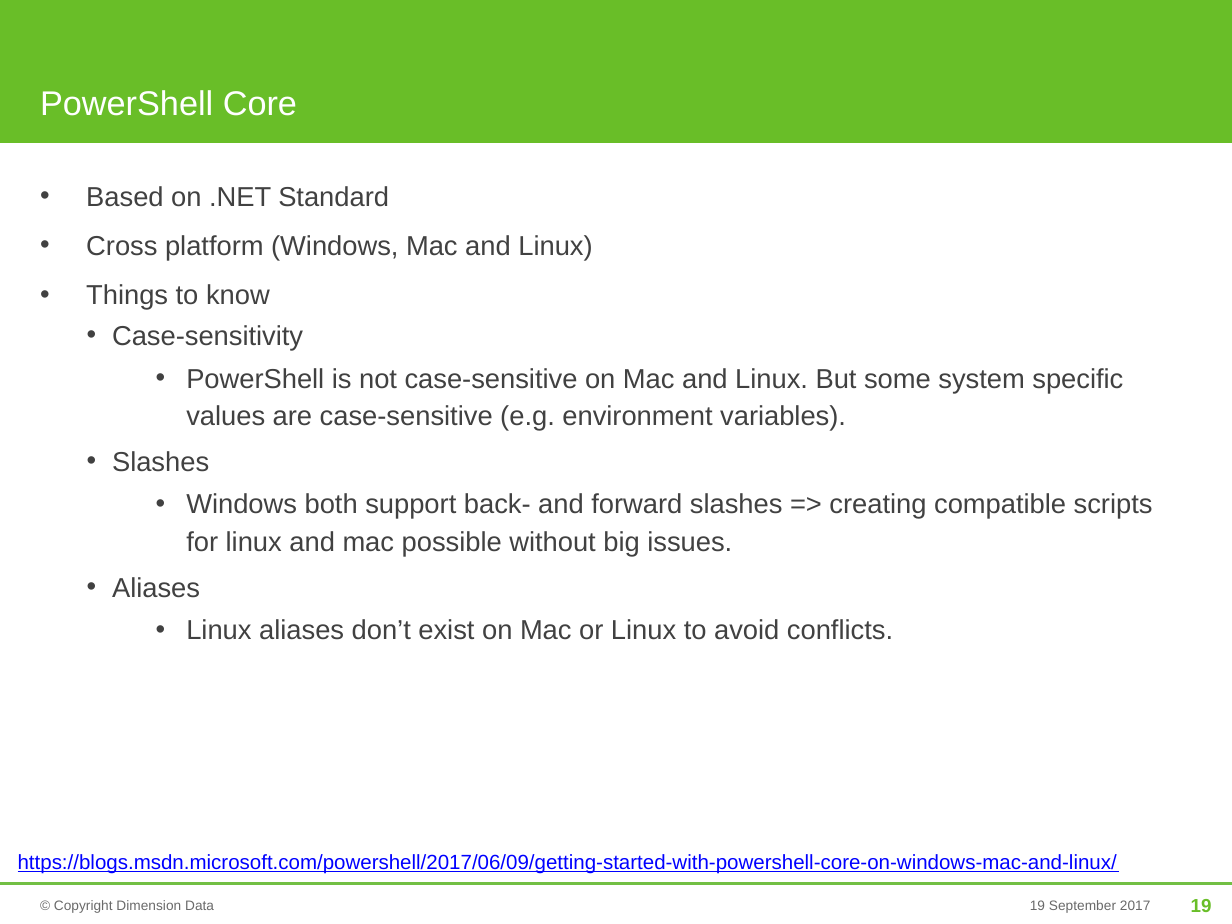
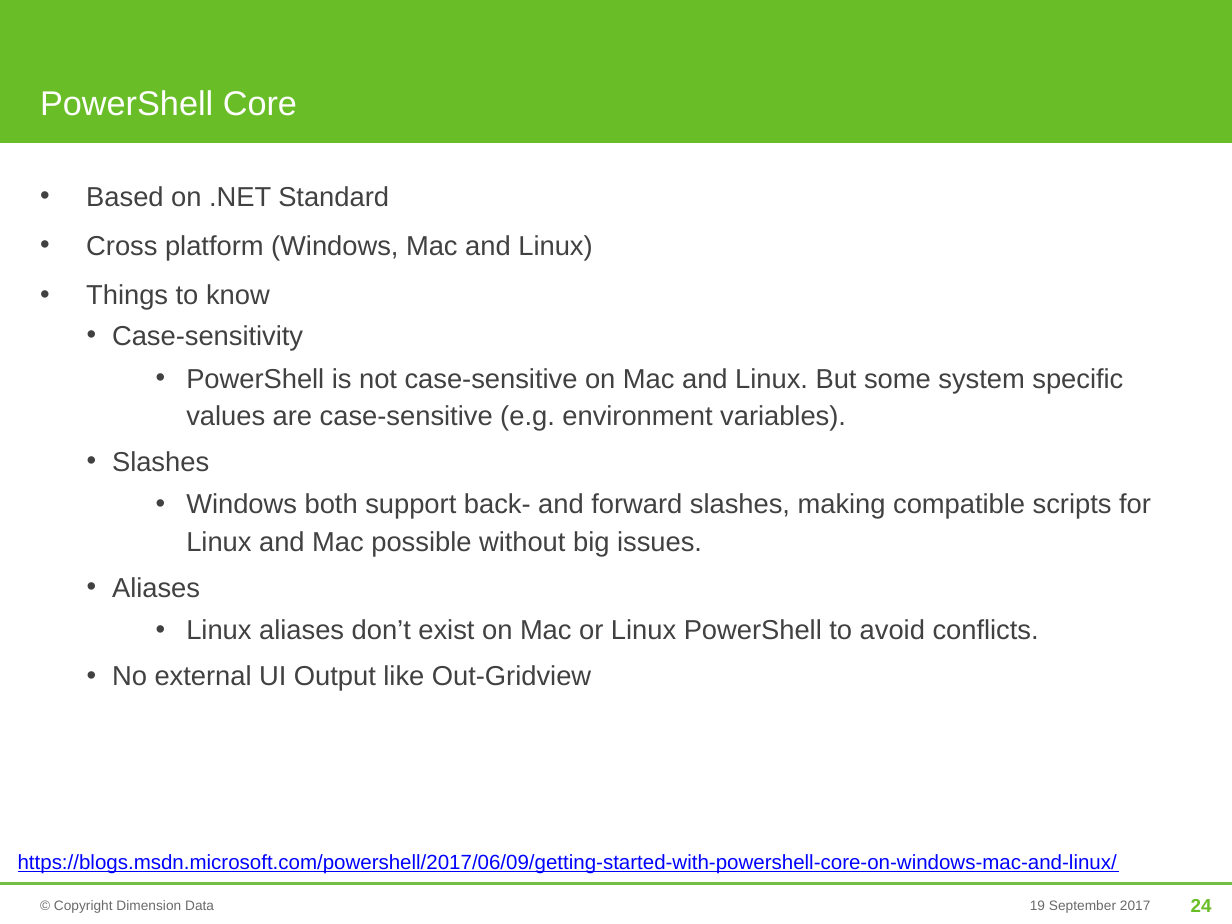
Before and after one commit to mjrio/mjr-tooling-poweshell, a slide deck: slide 24 of BasicPowerShell.pptx (slide 19 before the commit). Drawn at 1232x924 pixels with LibreOffice and Linux fonts; fonts in the diff are those of the drawing; background and template pictures are left out. Boxes give left, top, right and bottom in pixels: in the first picture for what was removed or moved away, otherwise in the second. Text is boxed around its words. In the diff, an @@ line names an element or a change of style, - is before the commit and + after.

```diff
--- a/BasicPowerShell.pptx
+++ b/BasicPowerShell.pptx
@@ text at box(186, 493, 1151, 557): text changed @@
-      • Windows both support back- and forward slashes => creating compatible scripts for linux and mac possible without big issues.
+      • Windows both support back- and forward slashes, making compatible scripts for Linux and Mac possible without big issues.
@@ text at box(112, 619, 1039, 691): text changed @@
-      • Linux aliases don’t exist on Mac or Linux to avoid conflicts.
+      • Linux aliases don’t exist on Mac or Linux PowerShell to avoid conflicts.
+    • No external UI Output like Out-Gridview
@@ page number at box(1191, 899, 1212, 912): text changed @@
-19
+24
```
Also in this commit, not shown: 7 other slides changed, 7 slides added.
